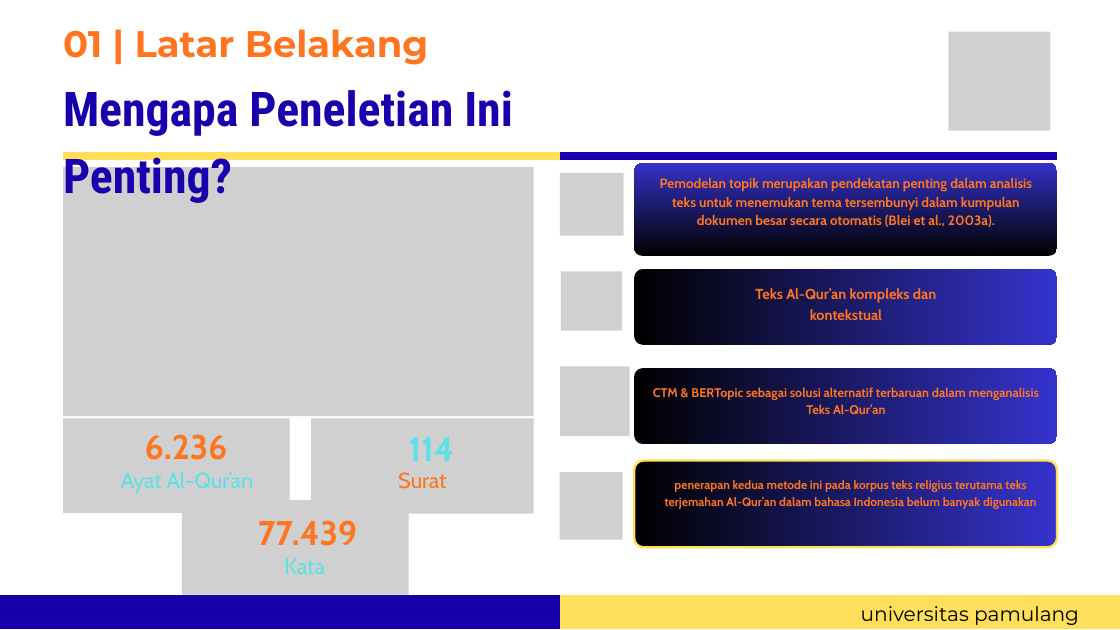
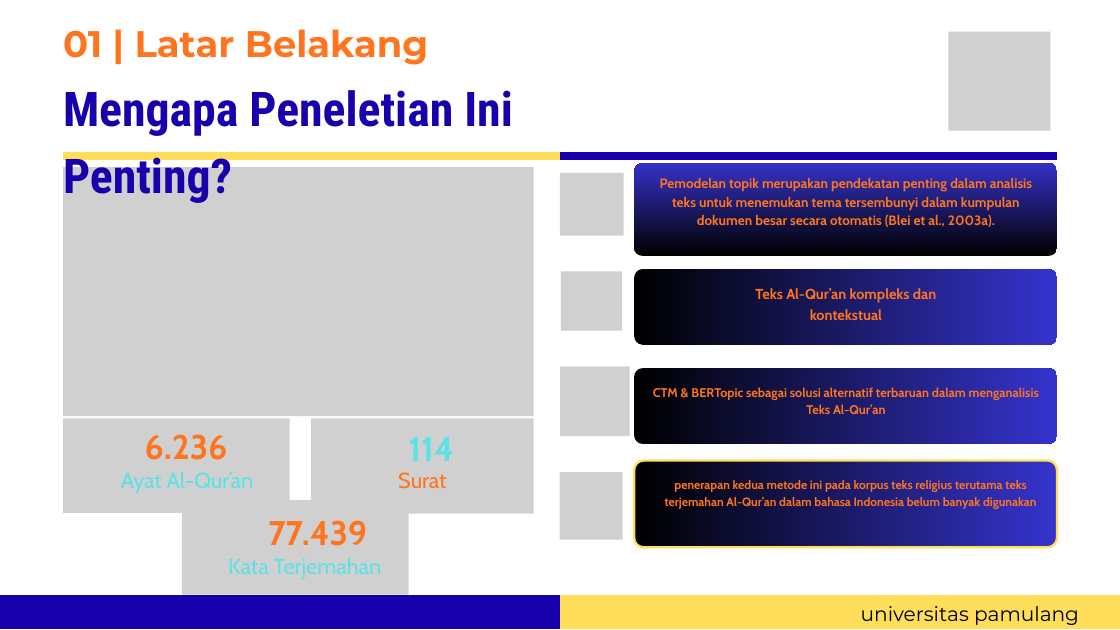
Before and after one commit to ridwan-bvk/karya-ilmiah-master, a slide deck: slide 2 of FINAL PRESENTASI ASEP RIDWAN HIDAYAT.pptx. Drawn at 1120x630 pixels with LibreOffice and Linux fonts; fonts in the diff are those of the drawing; grey boxes stand for pictures; background and template pictures are left out. Boxes give left, top, right and bottom in pixels: in the first picture for what was removed or moved away, otherwise in the second. Text is boxed around its words. In the diff, an @@ line names an element or a change of style, - is before the commit and + after.

```diff
--- a/FINAL PRESENTASI ASEP RIDWAN HIDAYAT.pptx
+++ b/FINAL PRESENTASI ASEP RIDWAN HIDAYAT.pptx
@@ text "77.439": place and size @@
-text "77.439" at (258,520,357,546)
+text "77.439" at (268,520,367,546)
@@ text at (228,558,382,579): text changed @@
-Kata
+Kata Terjemahan
```
Also in this commit, not shown: 5 other slides changed, 1 other file.
